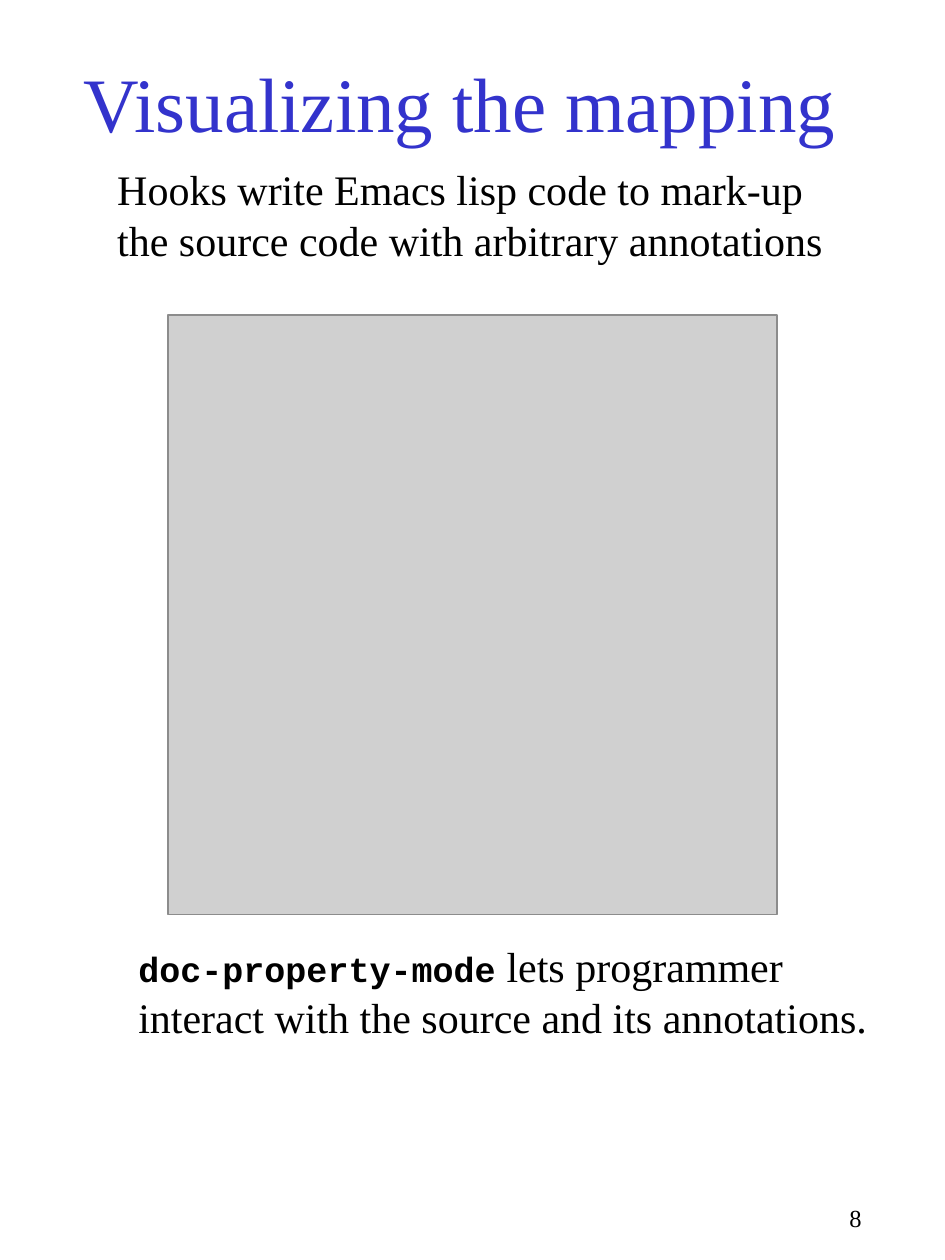
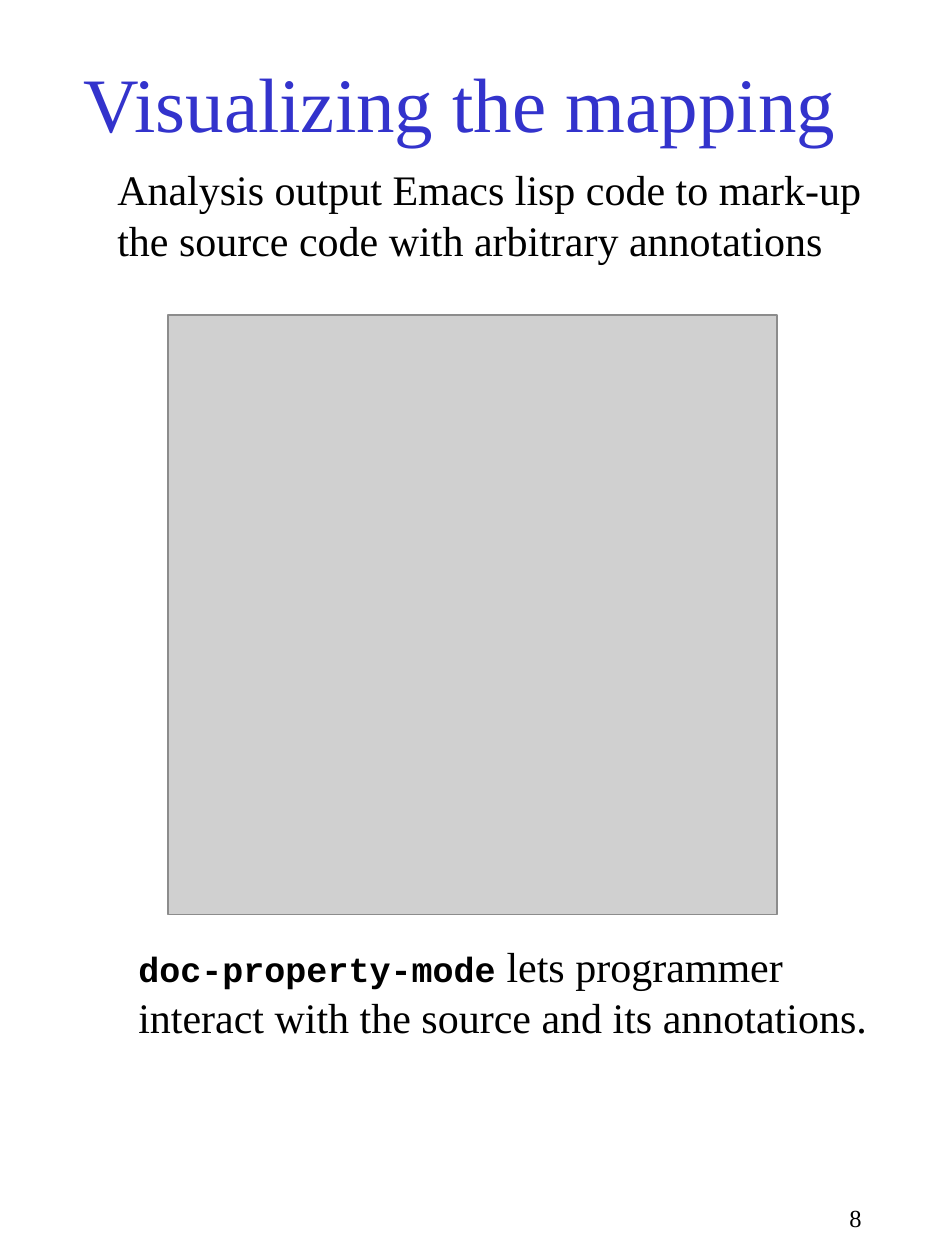
Before and after one commit to gjbadros/empirical_macros, a slide deck: slide 8 of cpp/paper/pcp3.ppt. Drawn at 945x1260 pixels with LibreOffice and Linux fonts; fonts in the diff are those of the drawing; grey boxes stand for pictures. Boxes give left, top, right and bottom in pixels: in the first picture for what was removed or moved away, otherwise in the second. Text is boxed around its words. In the diff, an @@ line names an element or a change of style, - is before the commit and + after.

```diff
--- a/cpp/paper/pcp3.ppt
+++ b/cpp/paper/pcp3.ppt
@@ text at box(117, 176, 861, 214): text changed @@
-Hooks write Emacs lisp code to mark-up
+Analysis output Emacs lisp code to mark-up
```
Also in this commit, not shown: 9 other slides changed.
